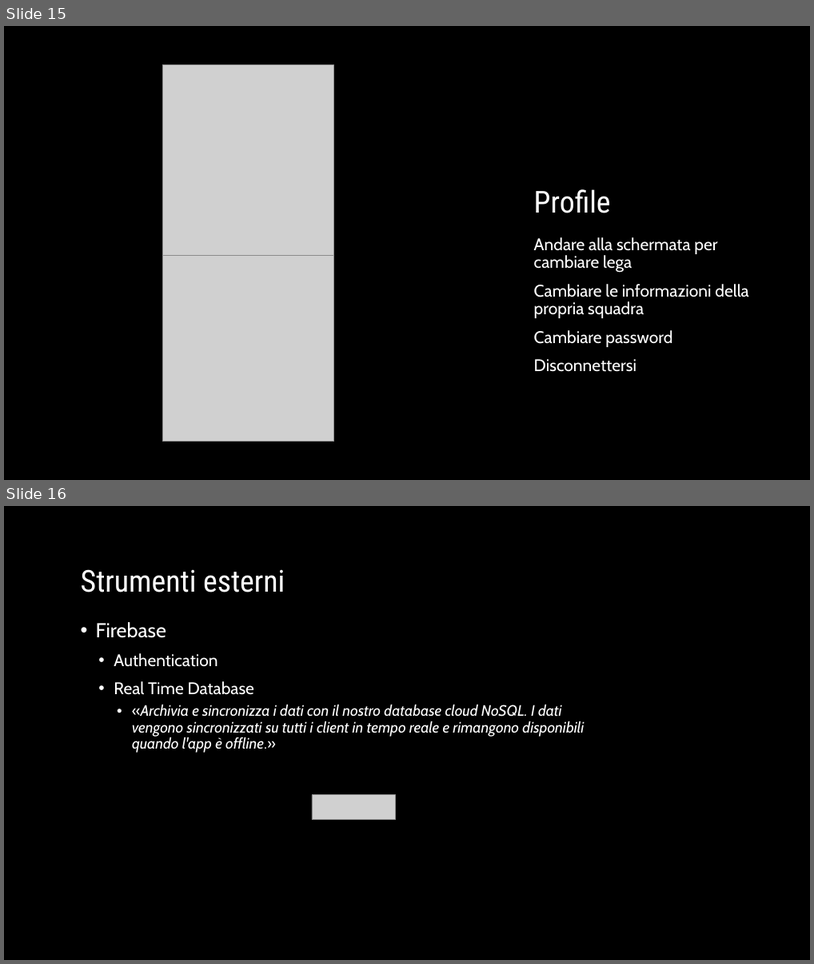
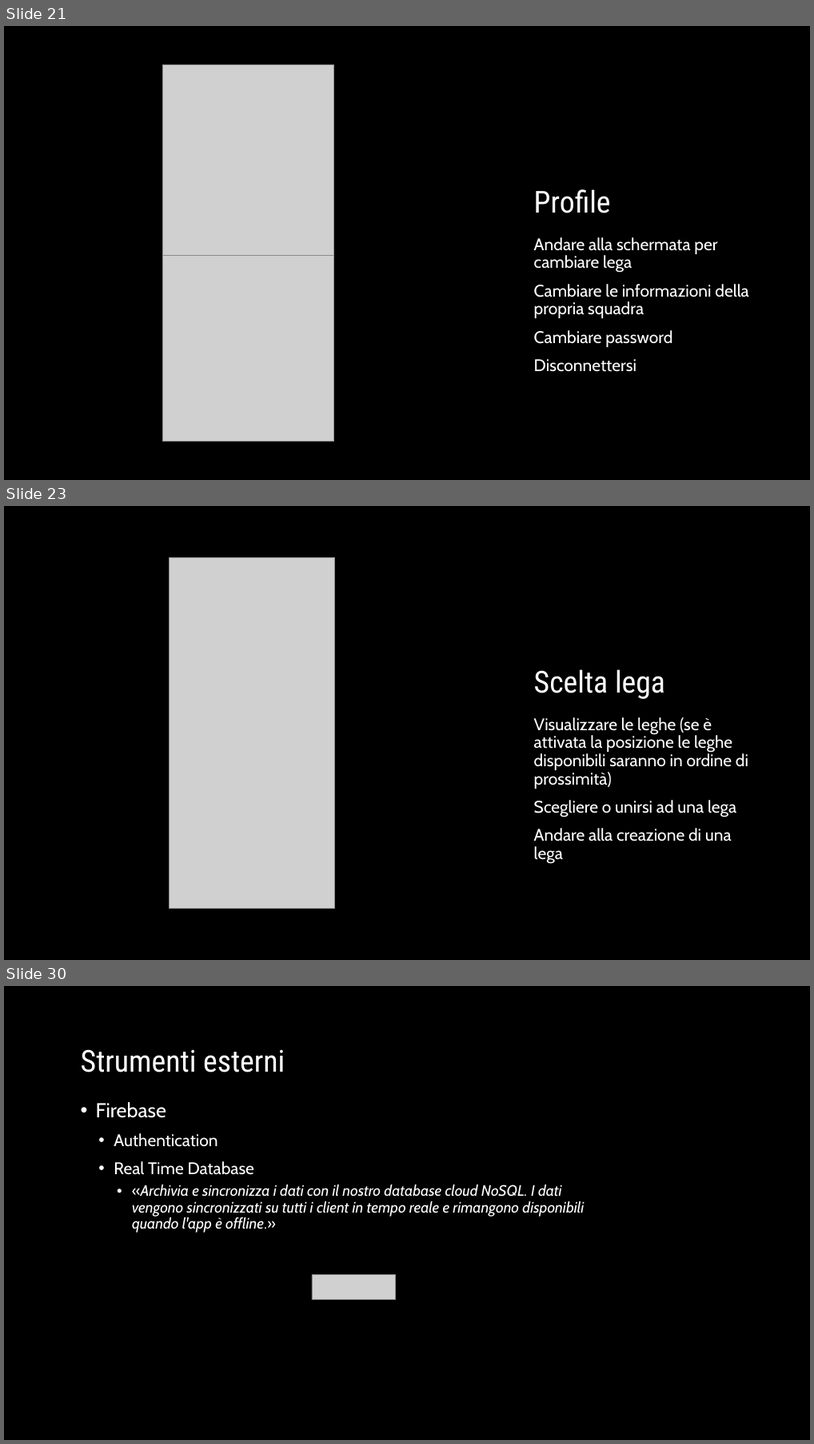
Before and after one commit to GiovanniMarchetto/Fantabasket, a slide deck: Fanta-basket.pptx. Shown one above the other, each under a label of ours: slides 15 and 16 before the commit, slides 21, 23 and 30 after it; the slides between them are not shown. The pictures are 814x964 and 814x1444 pixels, drawn with LibreOffice and Linux fonts; fonts in the diff are those of the drawing; grey boxes stand for pictures; background and template pictures are left out. Boxes give left, top, right and bottom in pixels: in the first picture for what was removed or moved away, otherwise in the second. Text is boxed around its words. In the diff, an @@ line names an element or a change of style, - is before the commit and + after.

```diff
--- a/Fanta-basket.pptx
+++ b/Fanta-basket.pptx
@@ slide 23 added at (x1=4, y1=506, x2=810, y2=960), background picture (left out); not listed: 1 template element that a slide beside it also shows @@
@@ picture added at (x1=169, y1=557, x2=335, y2=908) @@
@@ title added at (x1=534, y1=669, x2=666, y2=699), 36 pt, text #FFFFFF @@
+Scelta lega
@@ text added at (x1=534, y1=717, x2=749, y2=864), 20 pt, text #FFFFFF @@
+Visualizzare le leghe (se è attivata la posizione le leghe disponibili saranno in ordine di prossimità)
+Scegliere o unirsi ad una lega
+Andare alla creazione di una lega
@@ what was slide 15 is now slide 21 @@
@@ what was slide 16 is now slide 30 @@
```
Also in this commit, not shown: 4 slides changed, 13 other slides added, 8 other files.
